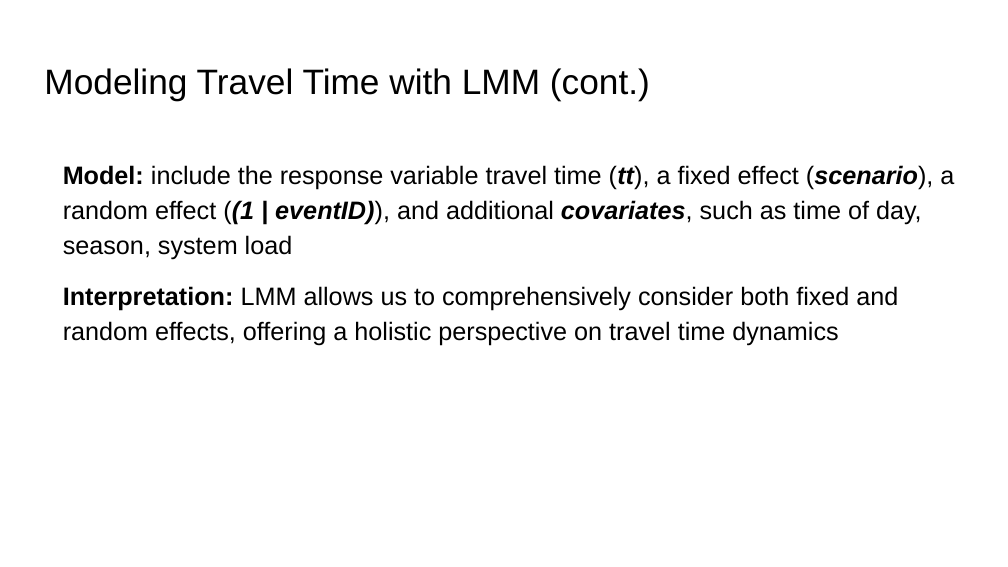
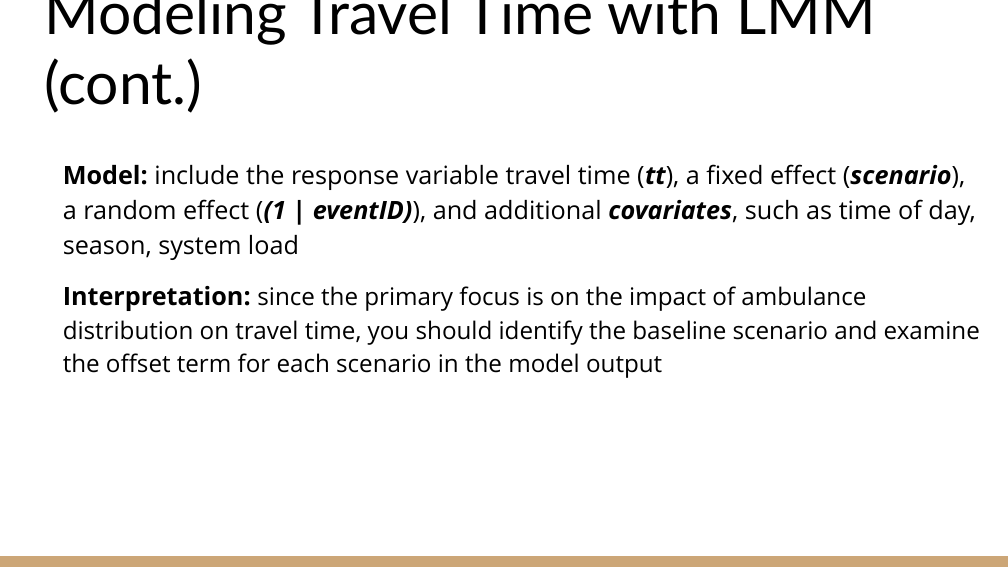
Before and after one commit to KenYe23/STA470S, a slide deck: slide 19 of EMS Stations Project/EMS_Station_Location.pptx (slide 21 before the commit). Drawn at 1008x567 pixels with LibreOffice and Linux fonts; fonts in the diff are those of the drawing. Boxes give left, top, right and bottom in pixels: in the first picture for what was removed or moved away, otherwise in the second. Text is boxed around its words. In the diff, an @@ line names an element or a change of style, - is before the commit and + after.

```diff
--- a/EMS Stations Project/EMS_Station_Location.pptx
+++ b/EMS Stations Project/EMS_Station_Location.pptx
@@ title "Modeling Travel Time with LMM ...": place and size @@
-title "Modeling Travel Time with LMM ..." at box(44, 68, 650, 100)
+title "Modeling Travel Time with LMM ..." at box(44, 0, 876, 113)
@@ title "Modeling Travel Time with LMM ..." at box(44, 0, 876, 113): size 25.2 to 42 pt, font Arial to Lato; vertical alignment top to bottom @@
@@ text at box(63, 164, 975, 260): font Arial to Open Sans in "Model: include the response variable travel time ..." @@
@@ text at box(63, 286, 980, 378): text changed; size 18 to 17.2 pt; font Arial to Open Sans @@
-Interpretation: LMM allows us to comprehensively consider both fixed and random effects, offering a holistic perspective on travel time dynamics
+Interpretation: since the primary focus is on the impact of ambulance distribution on travel time, you should identify the baseline scenario and examine the offset term for each scenario in the model output
@@ rectangle added at box(0, 556, 1008, 567), fill #CCA677 @@
```
Also in this commit, not shown: 16 other slides changed, 2 slides added, 4 slides removed, 1 other file.
